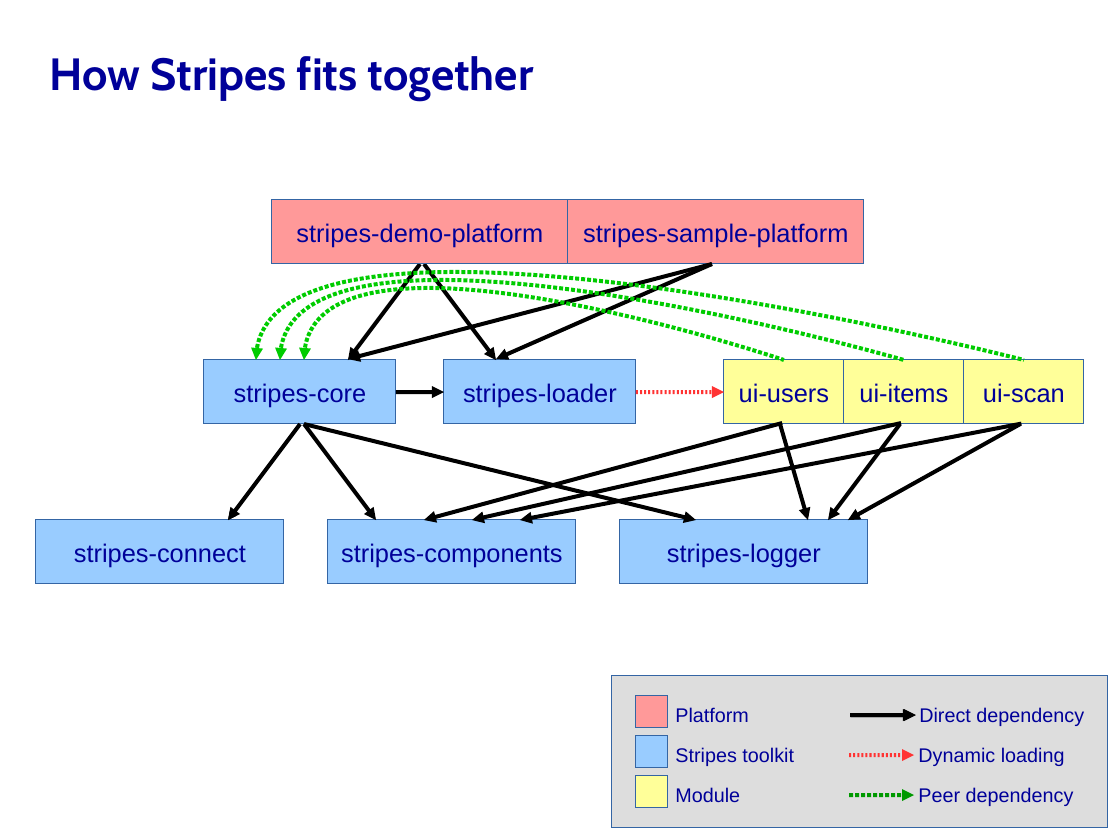
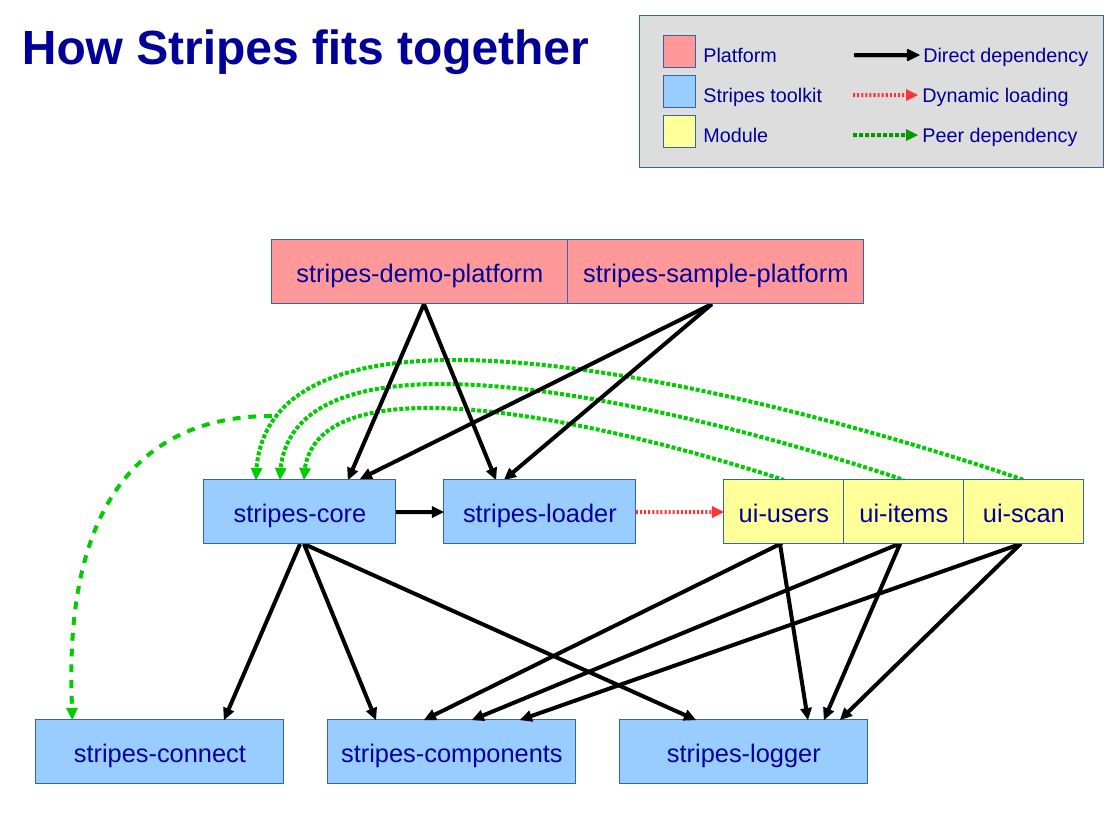
Before and after one commit to folio-org/stripes-core, a slide deck: slide 1 of doc/dublin/stripes-overview.odp (slide 13 before the commit). Drawn at 1120x840 pixels with LibreOffice and Linux fonts; fonts in the diff are those of the drawing. Boxes give left, top, right and bottom in pixels: in the first picture for what was removed or moved away, otherwise in the second. Text is boxed around its words. In the diff, an @@ line names an element or a change of style, - is before the commit and + after.

```diff
--- a/doc/dublin/stripes-overview.odp
+++ b/doc/dublin/stripes-overview.odp
@@ text "How Stripes fits together": place and size @@
-text "How Stripes fits together" at [50,56,534,101]
+text "How Stripes fits together" at [22,29,589,74]
@@ text "How Stripes fits together" at [22,29,589,74]: size 32 to 34 pt, font Cabin to Arial @@
@@ rectangle: place and size @@
-rectangle at [612,676,1108,828]
+rectangle at [640,16,1105,169]
@@ 3 texts, 3 rectangles: place and size @@
-3 texts, 3 rectangles at [636,696,794,808]
+3 texts, 3 rectangles at [665,36,822,147]
@@ 4 arrows, 3 texts: place and size @@
-4 arrows, 3 texts at [850,707,1084,806]
+4 arrows, 3 texts at [854,47,1088,146]
@@ rectangle "stripes-demo-platform": place and size @@
-rectangle "stripes-demo-platform" at [272,200,568,264]
+rectangle "stripes-demo-platform" at [272,240,568,304]
@@ rectangle "stripes-sample-platform": place and size @@
-rectangle "stripes-sample-platform" at [568,200,864,264]
+rectangle "stripes-sample-platform" at [568,240,864,304]
@@ arrow moved from (420, 264) - (349, 360) to (424, 304) - (349, 480) @@
@@ arrow moved from (712, 264) - (349, 359) to (712, 304) - (360, 479) @@
@@ arrow moved from (424, 264) - (496, 360) to (424, 304) - (496, 480) @@
@@ arrow moved from (712, 264) - (496, 359) to (712, 304) - (504, 480) @@
@@ freeform shape: place and size @@
-freeform shape at [256,272,1024,361]
+freeform shape at [256,360,1024,480]
@@ freeform shape: place and size @@
-freeform shape at [281,281,905,361]
+freeform shape at [281,384,905,480]
@@ freeform shape added at [72,416,272,720], outline #00CC00 2.83 pt @@
@@ 5 rectangles, 2 arrows, 1 freeform shape: place and size @@
-5 rectangles, 2 arrows, 1 freeform shape at [204,288,1084,424]
+5 rectangles, 2 arrows, 1 freeform shape at [204,409,1084,544]
@@ arrow removed from (300, 424) to (228, 520) @@
@@ arrow moved from (300, 424) - (228, 520) to (300, 544) - (224, 721) @@
@@ arrow moved from (304, 424) - (696, 520) to (304, 544) - (696, 721) @@
@@ arrow moved from (304, 424) - (376, 520) to (304, 544) - (376, 721) @@
@@ arrow moved from (783, 423) - (424, 520) to (783, 543) - (424, 721) @@
@@ arrow moved from (901, 423) - (473, 520) to (901, 543) - (473, 721) @@
@@ arrow moved from (1021, 424) - (520, 520) to (1021, 544) - (520, 721) @@
@@ arrow moved from (781, 424) - (808, 520) to (781, 544) - (808, 721) @@
@@ arrow moved from (900, 424) - (828, 520) to (900, 544) - (824, 721) @@
@@ arrow moved from (1020, 424) - (849, 520) to (1020, 544) - (841, 721) @@
@@ 3 rectangles: place and size @@
-3 rectangles at [36,520,868,584]
+3 rectangles at [36,721,868,785]
```
Also in this commit, not shown: 12 slides removed.
